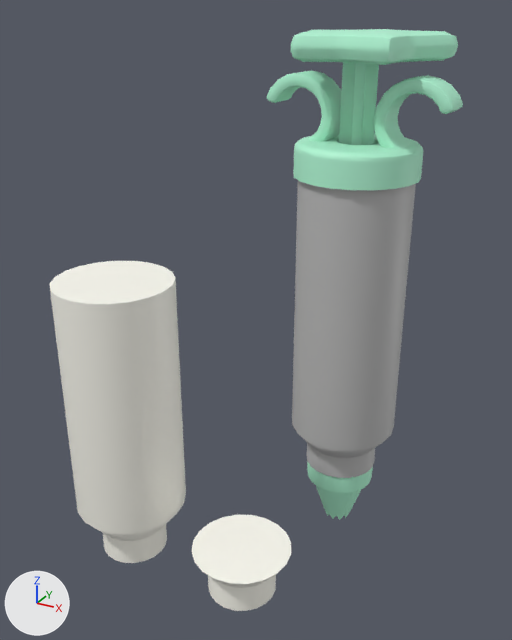
The FBX model Assets/Scenes/Yeogyeong/3.Make_Cream/injection.fbx: old version first, new version second.
One viewpoint serves both versions: a 50 mm camera at (0.0654, -0.1726, 0.0732) aimed at (-0.0147, -0.0269, 0.0004). The axes (+X, +Y, +Z) are drawn at lower left. The lights are the same throughout. Where no turn or scale is listed for an object, it has been applied to the vertices.

The first picture shows 'Cream_high', 'Cream_row', 'Push', 'injection'.
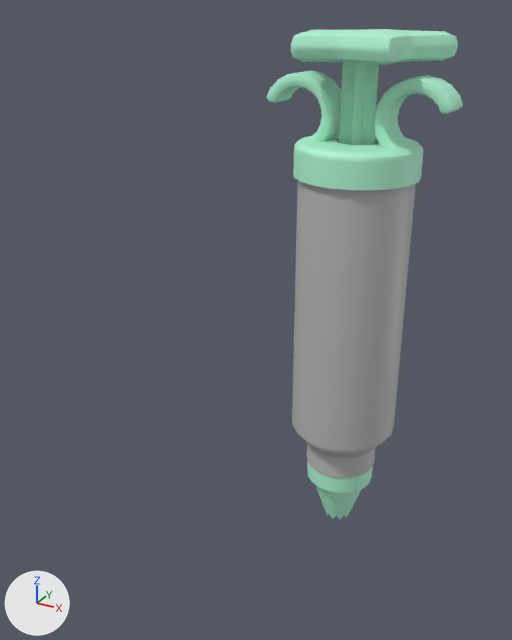
What differs and where, as boxes (x1, y1, x2, y2) in the pictures (512 x 640 px):
'Cream_high', deleted: before (50, 261, 186, 563)
'Cream_row', deleted: before (192, 515, 291, 611)

Patch to the scene script:
```diff
--- a/Assets/Scenes/Yeogyeong/3.Make_Cream/injection.fbx.py
+++ b/Assets/Scenes/Yeogyeong/3.Make_Cream/injection.fbx.py
@@ ob_cream_row @@
-ob_cream_row = bpy.data.objects.new('Cream_row', me_mesh_001)
-ob_cream_row.location = (-0.0002, -0.0601, -0.0472)
@@ ob_cream_high @@
-ob_cream_high = bpy.data.objects.new('Cream_high', me_mesh_002)
-ob_cream_high.location = (-0.032, -0.0601, -0.0101)
```
